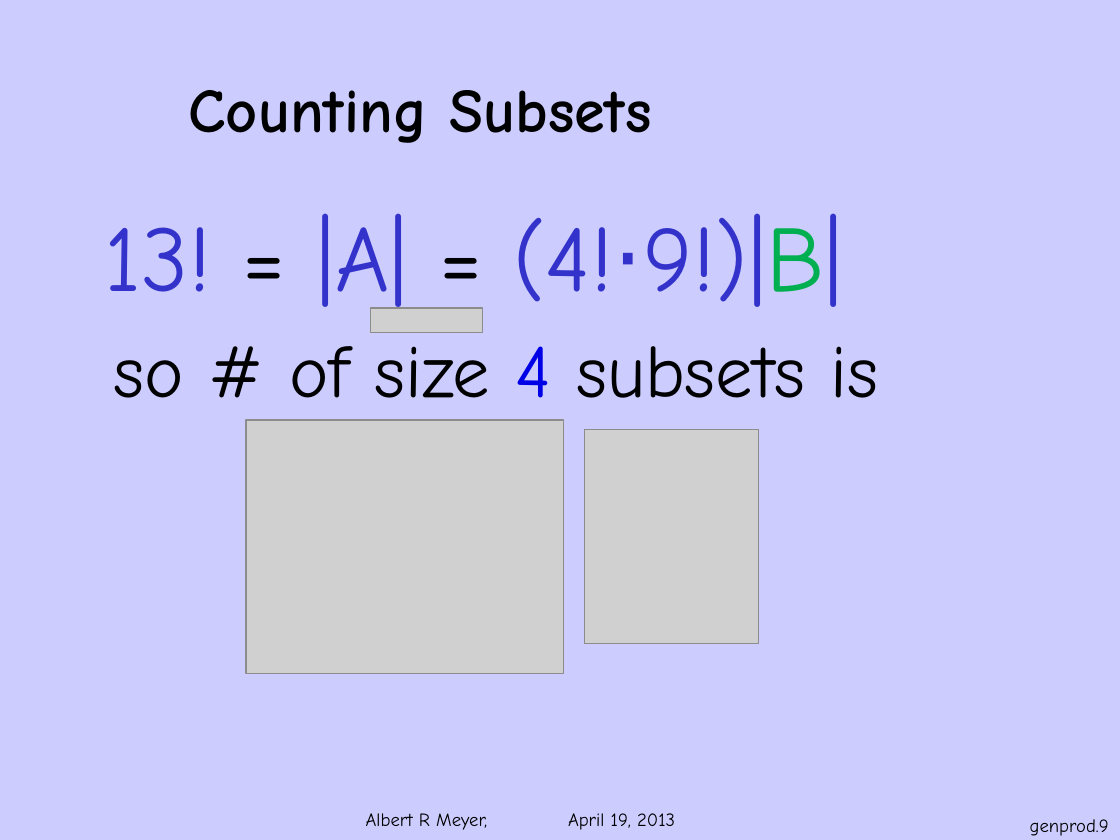
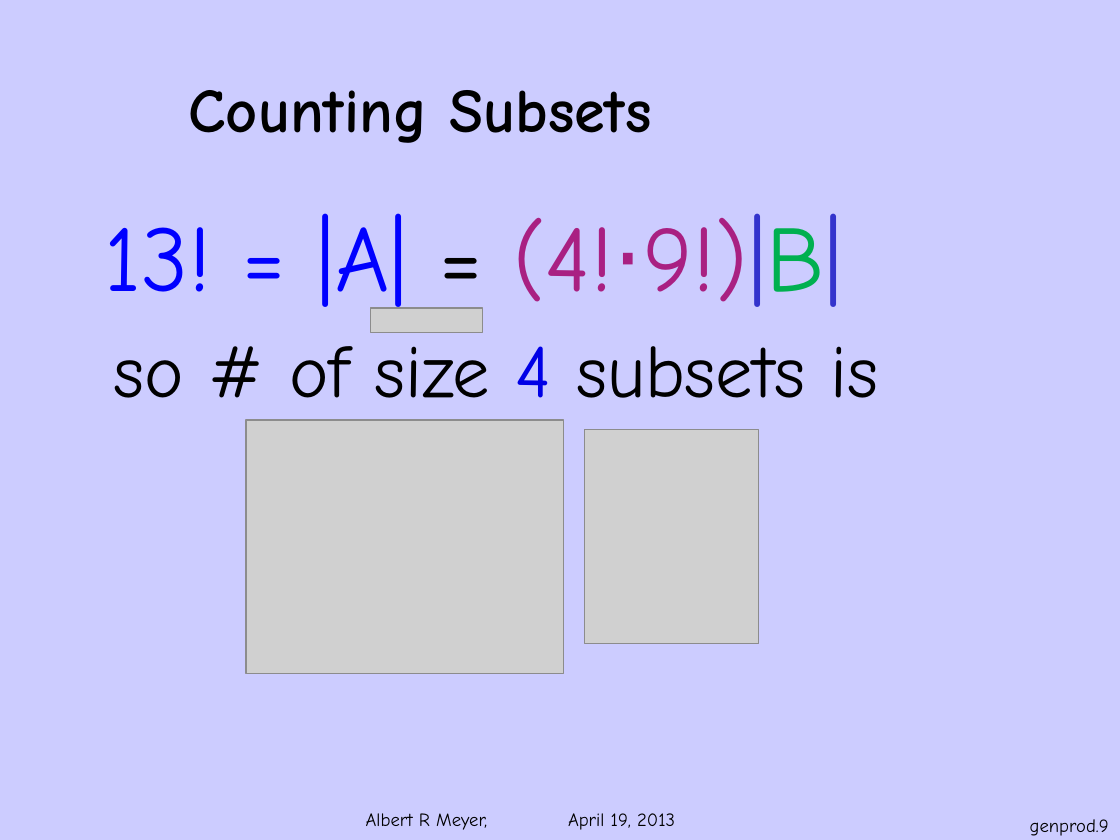
Before and after one commit to armeyer/mcs_web, a slide deck: slide 9 of spring13/slides13/genprod.pptx. Drawn at 1120x840 pixels with LibreOffice and Linux fonts; fonts in the diff are those of the drawing; grey boxes stand for pictures; background and template pictures are left out. Boxes give left, top, right and bottom in pixels: in the first picture for what was removed or moved away, otherwise in the second. Text is boxed around its words. In the diff, an @@ line names an element or a change of style, - is before the commit and + after.

Commit message:
split off count-2pair.pptx from genprod.pptx

```diff
--- a/spring13/slides13/genprod.pptx
+++ b/spring13/slides13/genprod.pptx
@@ text "13! = |A| = (4!⋅9!)|B|" at (104,213,843,320): text colour #3333CC to #0000FF in "13! |A|"; text colour #000000 to #0000FF in "="; text colour #3333CC to #A92082 in "(4!⋅9!)|B|" @@
```
Also in this commit, not shown: 5 other slides changed, 14 slides removed, 1 other file.
